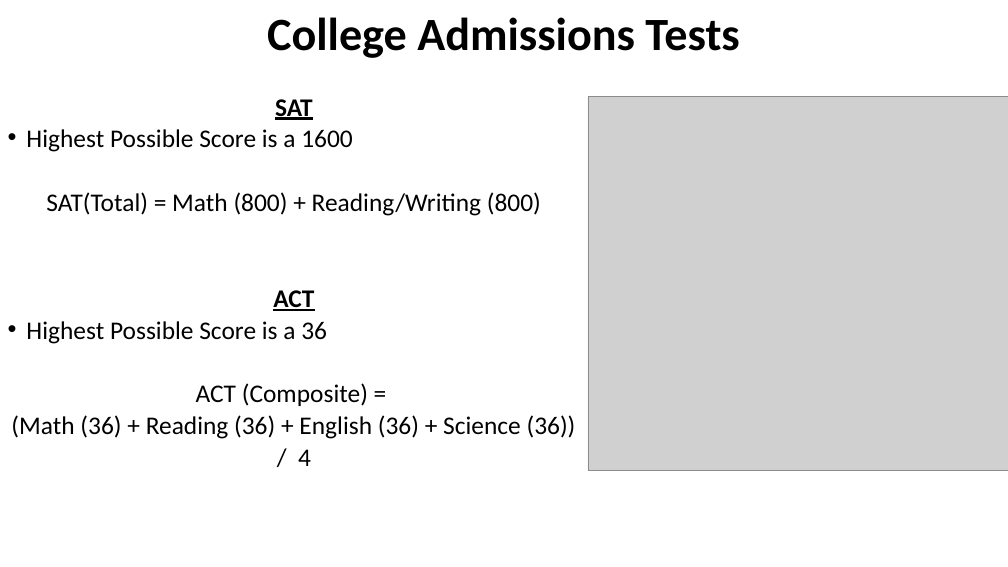
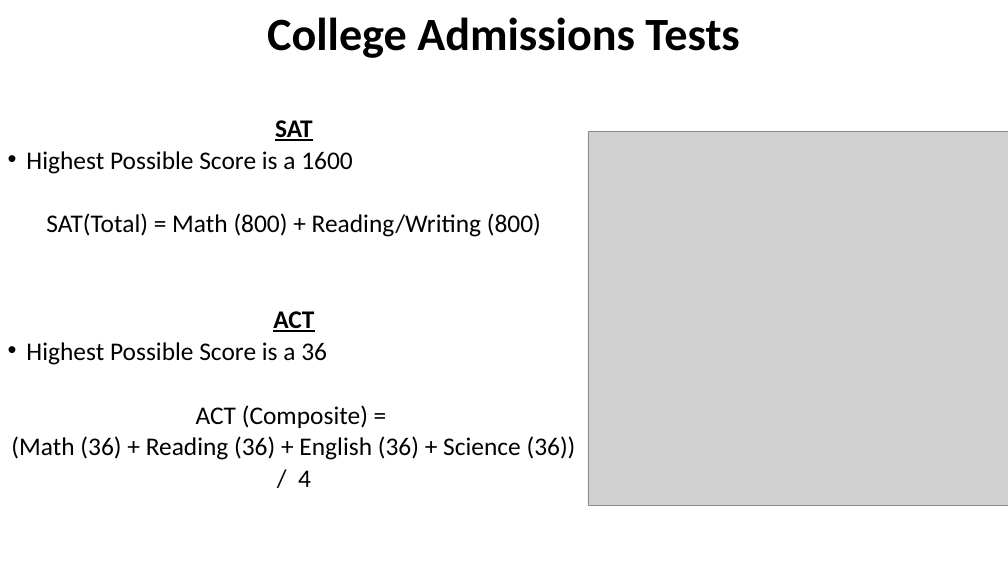
Before and after one commit to RachidRezzik/Texas_GradPercent_Predictor, a slide deck: slide 7 of TexasDistrictForecast.pptx (slide 8 before the commit). Drawn at 1008x567 pixels with LibreOffice and Linux fonts; fonts in the diff are those of the drawing; grey boxes stand for pictures. Boxes give left, top, right and bottom in pixels: in the first picture for what was removed or moved away, otherwise in the second. Text is boxed around its words. In the diff, an @@ line names an element or a change of style, - is before the commit and + after.

```diff
--- a/TexasDistrictForecast.pptx
+++ b/TexasDistrictForecast.pptx
@@ text "SAT": place and size @@
-text "SAT" at bbox=[11, 99, 576, 466]
+text "SAT" at bbox=[11, 120, 576, 487]
@@ picture: place and size @@
-picture at bbox=[588, 97, 1008, 471]
+picture at bbox=[588, 132, 1008, 506]
```
Also in this commit, not shown: 5 other slides changed, 6 slides added, 2 slides removed, 1 other file.
